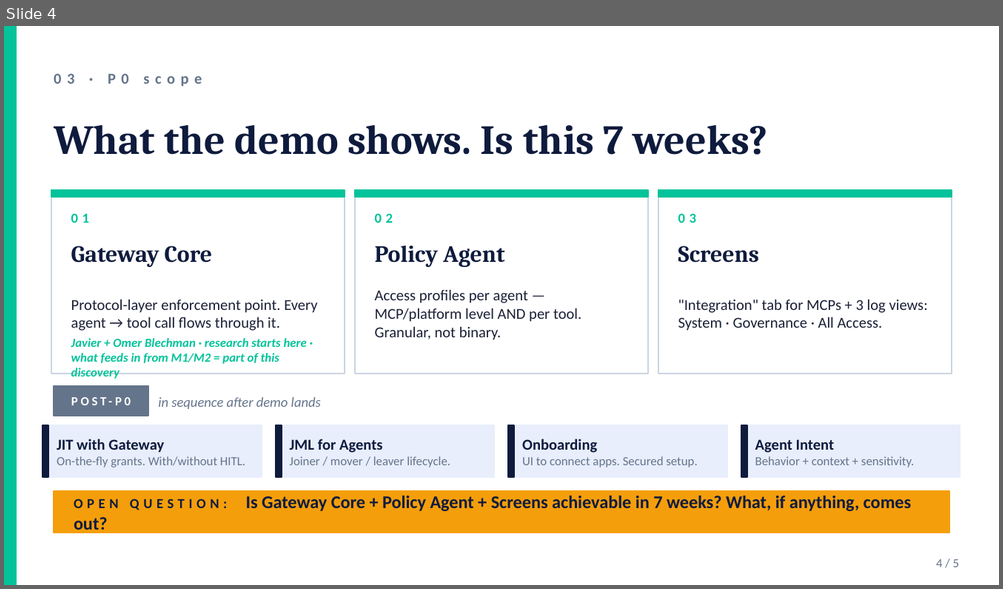
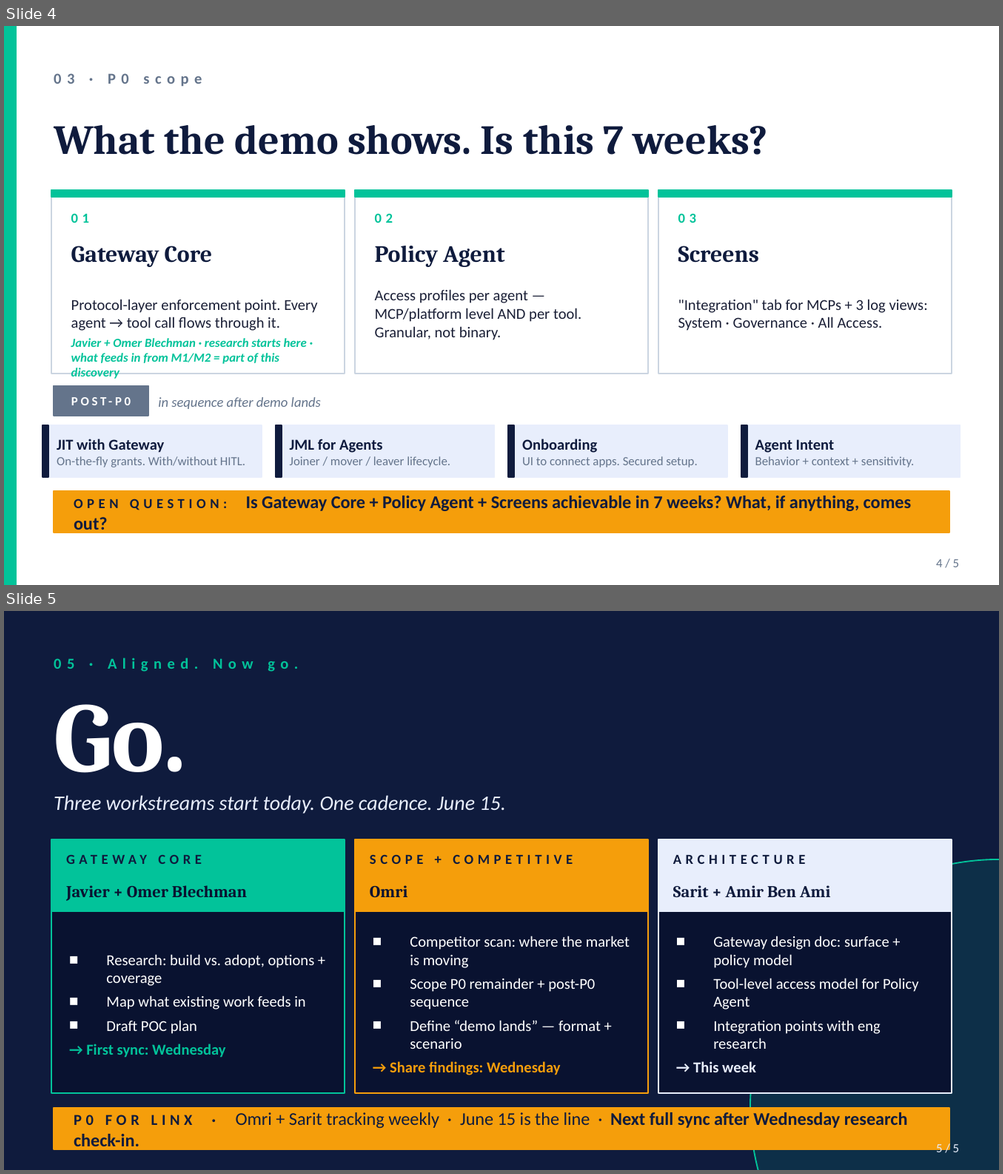
Before and after one commit to Lorch19/ol-linx-agent, a slide deck: artifacts/eng-prekickoff-2026-04-27.pptx. Shown one above the other, each under a label of ours: slide 4 before the commit, slides 4 and 5 after it. The pictures are 1003x589 and 1003x1174 pixels, drawn with LibreOffice and Linux fonts; fonts in the diff are those of the drawing. Boxes give left, top, right and bottom in pixels: in the first picture for what was removed or moved away, otherwise in the second. Text is boxed around its words. In the diff, an @@ line names an element or a change of style, - is before the commit and + after.

```diff
--- a/artifacts/eng-prekickoff-2026-04-27.pptx
+++ b/artifacts/eng-prekickoff-2026-04-27.pptx
@@ slide 5 added at (x1=4, y1=611, x2=999, y2=1170), background #0F1B3D @@
@@ text added at (x1=54, y1=658, x2=298, y2=672), 11 pt, text #02C39A, bold @@
+05 · Aligned. Now go.
@@ text added at (x1=54, y1=704, x2=187, y2=773), 72 pt, text #FFFFFF, bold @@
+Go.
@@ text added at (x1=54, y1=795, x2=505, y2=814), 15 pt, text #E8EEFC, italic @@
+Three workstreams start today. One cadence. June 15.
@@ rectangle added at (x1=51, y1=840, x2=344, y2=911), fill #02C39A, outline #02C39A 1 pt @@
@@ text added at (x1=65, y1=845, x2=329, y2=872), 10 pt, text #0F1B3D, bold @@
+GATEWAY CORE
@@ rectangle added at (x1=354, y1=840, x2=648, y2=911), fill #F59E0B, outline #F59E0B 1 pt @@
@@ text added at (x1=370, y1=854, x2=572, y2=864), 10 pt, text #0F1B3D, bold @@
+SCOPE + COMPETITIVE
@@ rectangle added at (x1=658, y1=840, x2=952, y2=911), fill #E8EEFC, outline #E8EEFC 1 pt @@
@@ text added at (x1=673, y1=854, x2=805, y2=864), 10 pt, text #0F1B3D, bold @@
+ARCHITECTURE
@@ ellipse added at (x1=750, y1=860, x2=999, y2=1170), fill #02C39A at 12% opacity, outline #02C39A 1 pt @@
@@ text added at (x1=66, y1=886, x2=247, y2=901), 12 pt, text #091230, bold @@
+Javier + Omer Blechman
@@ text added at (x1=370, y1=886, x2=407, y2=898), 12 pt, text #091230, bold @@
+Omri
@@ text added at (x1=673, y1=886, x2=830, y2=897), 12 pt, text #0F1B3D, bold @@
+Sarit + Amir Ben Ami
@@ rectangle added at (x1=51, y1=911, x2=344, y2=1093), fill #091230, outline #02C39A 1 pt @@
@@ rectangle added at (x1=354, y1=911, x2=648, y2=1093), fill #091230, outline #F59E0B 1 pt @@
@@ rectangle added at (x1=658, y1=911, x2=952, y2=1093), fill #091230, outline #E8EEFC 1 pt @@
@@ text added at (x1=390, y1=936, x2=629, y2=1076), 11 pt, text #FFFFFF @@
+■ Competitor scan: where the market is moving
+■ Scope P0 remainder + post-P0 sequence
+■ Define “demo lands” — format + scenario
+→ Share findings: Wednesday
@@ text added at (x1=693, y1=936, x2=918, y2=1073), 11 pt, text #FFFFFF @@
+■ Gateway design doc: surface + policy model
+■ Tool-level access model for Policy Agent
+■ Integration points with eng research
+→ This week
@@ text added at (x1=86, y1=954, x2=315, y2=1057), 11 pt, text #FFFFFF @@
+■ Research: build vs. adopt, options + coverage
+■ Map what existing work feeds in
+■ Draft POC plan
+→ First sync: Wednesday
@@ rectangle added at (x1=54, y1=1108, x2=949, y2=1150), fill #F59E0B, outline #F59E0B 1 pt @@
@@ text added at (x1=74, y1=1113, x2=908, y2=1128), 13 pt, text #0F1B3D, bold @@
+P0 FOR LINX · Omri + Sarit tracking weekly · June 15 is the line · Next full sync after Wednesday research check-in.
@@ text added at (x1=936, y1=1142, x2=959, y2=1156), 9 pt, text #E8EEFC @@
+5 / 5
```
Also in this commit, not shown: 1 slide changed, 1 slide removed, 1 other file.
